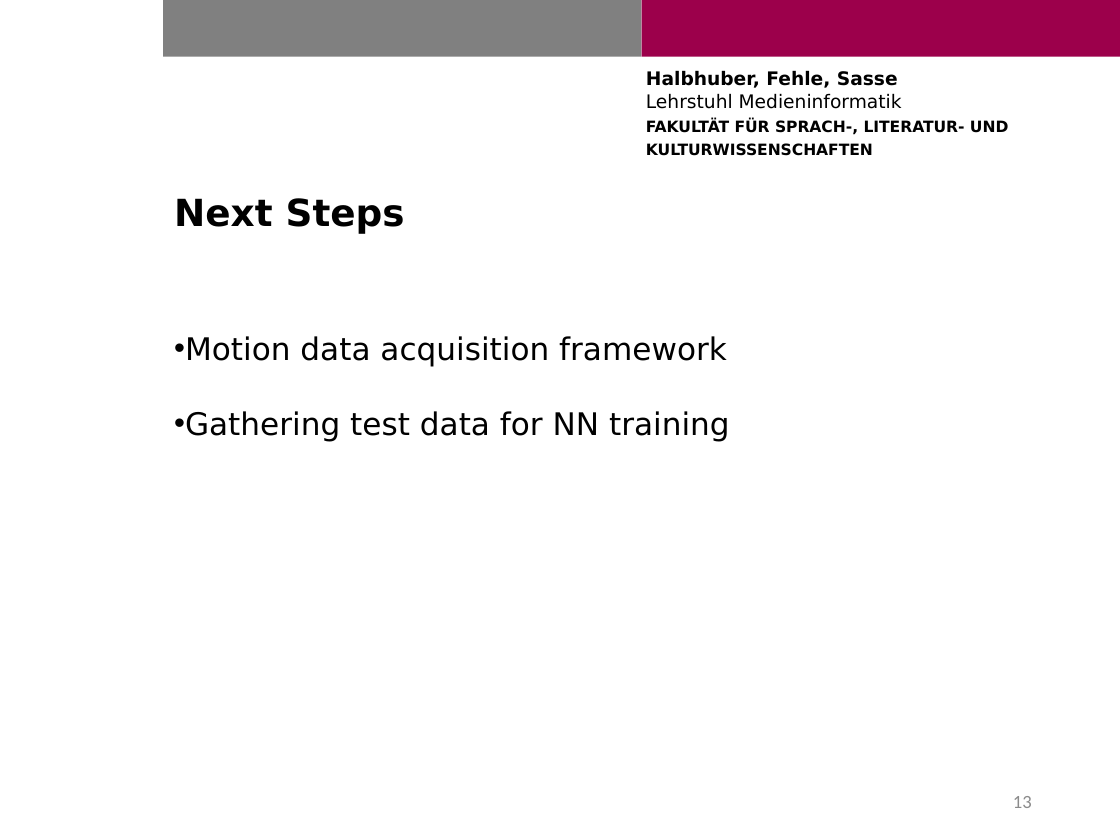
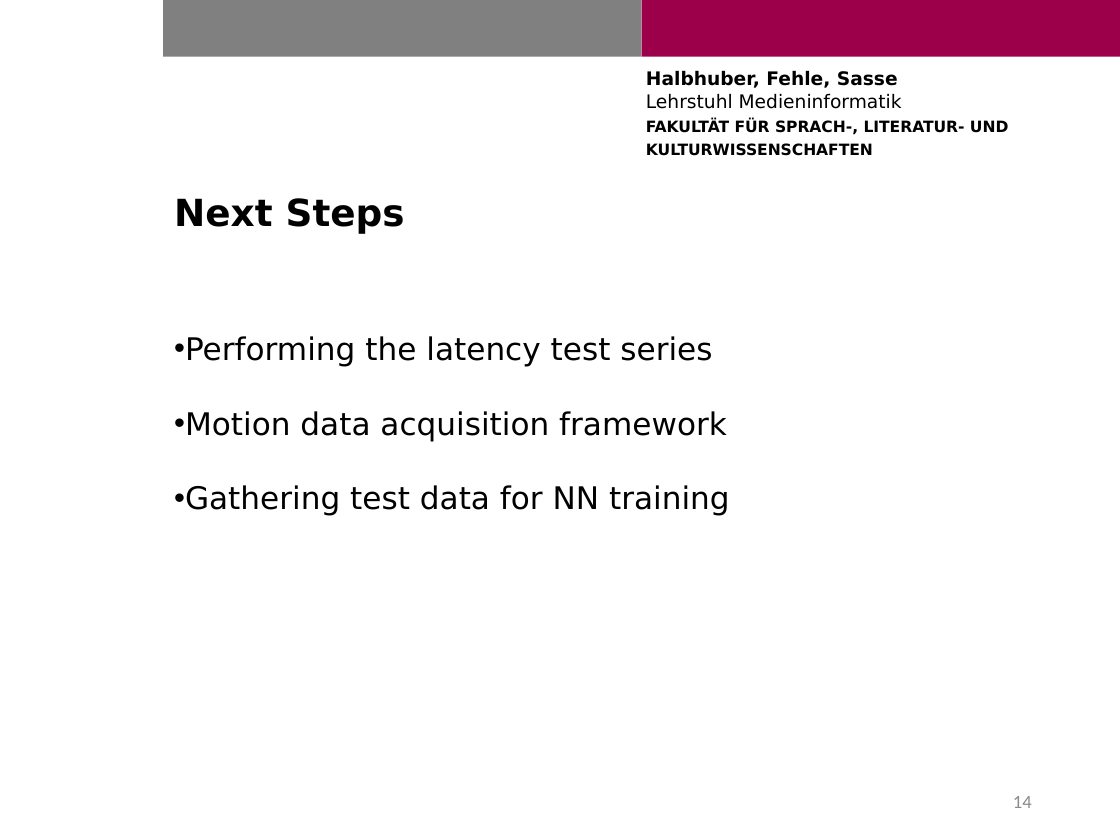
Before and after one commit to Cele3x/practical-seminar, a slide deck: slide 14 of 02-status-reports/20190606/fehle_halbhuber_sasse_predict_vr_movement.pptx (slide 13 before the commit). Drawn at 1120x840 pixels with LibreOffice and Linux fonts; fonts in the diff are those of the drawing; background and template pictures are left out. Boxes give left, top, right and bottom in pixels: in the first picture for what was removed or moved away, otherwise in the second. Text is boxed around its words. In the diff, an @@ line names an element or a change of style, - is before the commit and + after.

```diff
--- a/02-status-reports/20190606/fehle_halbhuber_sasse_predict_vr_movement.pptx
+++ b/02-status-reports/20190606/fehle_halbhuber_sasse_predict_vr_movement.pptx
@@ text at <box>185,336,712,367</box>: paragraph added @@
+• Performing the latency test series
@@ page number at <box>1013,796,1032,808</box>: text changed @@
-13
+14
```
Also in this commit, not shown: 1 slide added, 2 other files.
